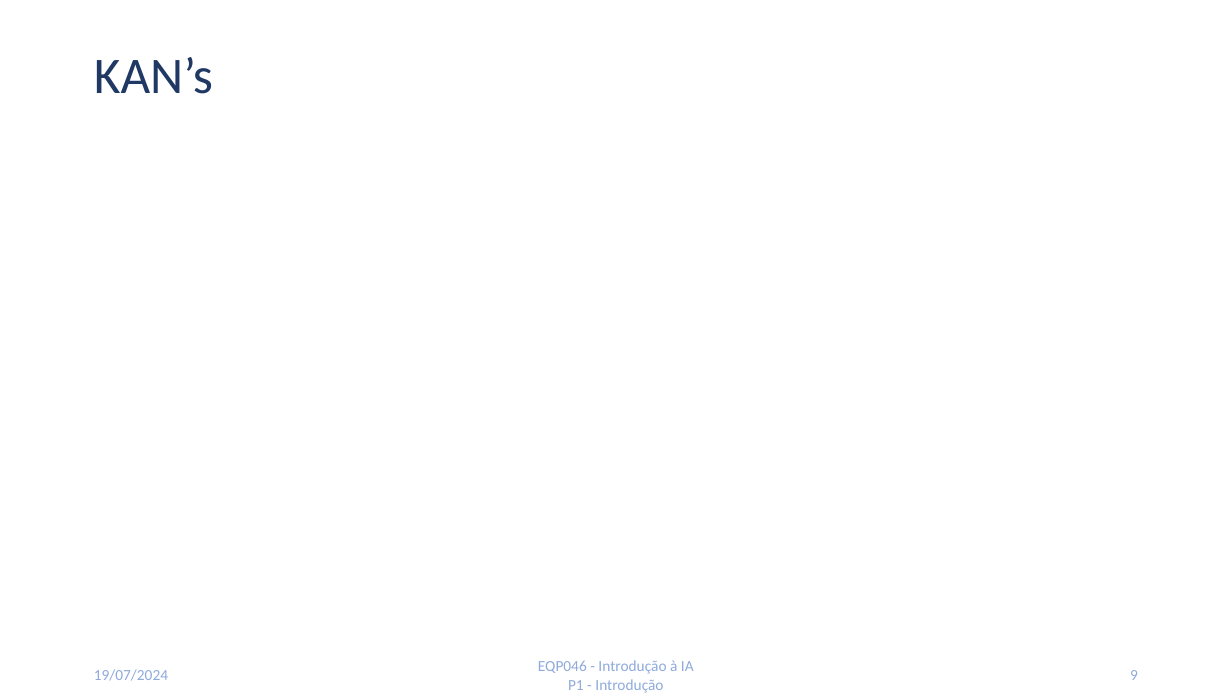
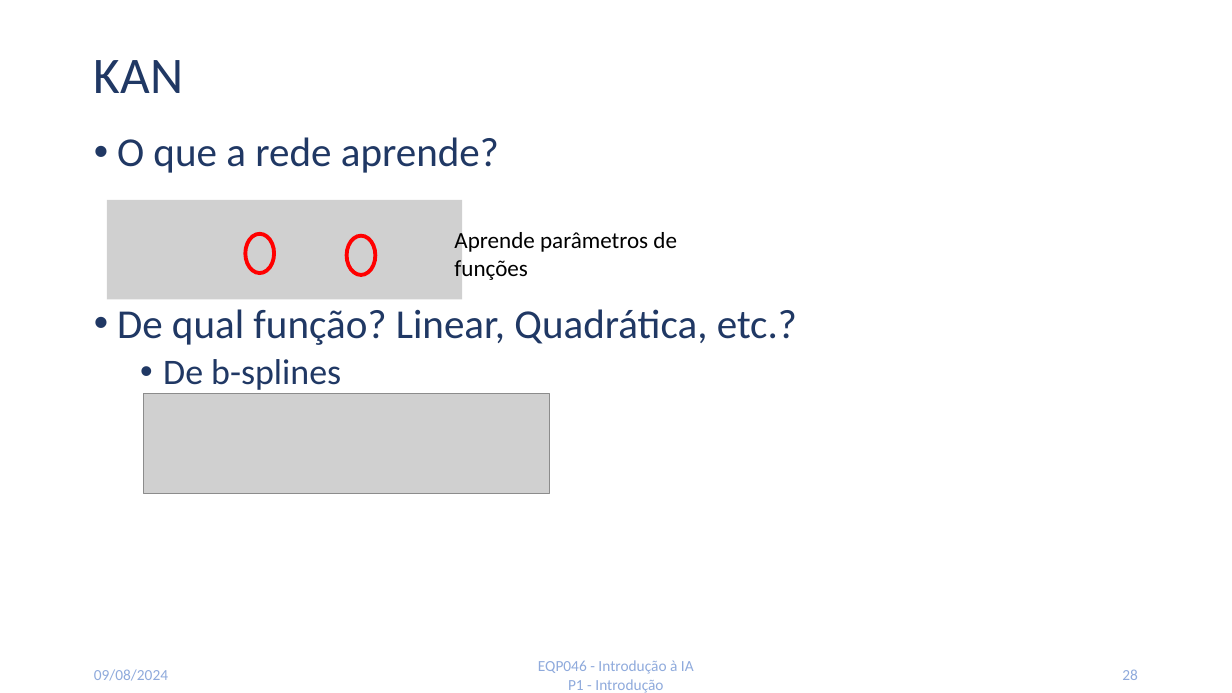
Before and after one commit to alandema/ppgeq_EQP0046, a slide deck: slide 28 of FinalPresentation/KANs.pptx (slide 9 before the commit). Drawn at 1232x693 pixels with LibreOffice and Linux fonts; fonts in the diff are those of the drawing; grey boxes stand for pictures; background and template pictures are left out. Boxes give left, top, right and bottom in pixels: in the first picture for what was removed or moved away, otherwise in the second. Text is boxed around its words. In the diff, an @@ line names an element or a change of style, - is before the commit and + after.

```diff
--- a/FinalPresentation/KANs.pptx
+++ b/FinalPresentation/KANs.pptx
@@ title at box(94, 60, 183, 93): text changed @@
-KAN’s
+KAN
@@ text added at box(117, 137, 797, 390), 32 pt, text #203864 @@
+• O que a rede aprende?
+• De qual função? Linear, Quadrática, etc.?
+  • De b-splines
@@ group added at box(107, 200, 677, 299): 2 ellipses, 1 picture, 1 text @@
+Aprende parâmetros de funções
@@ picture added at box(143, 394, 549, 494) @@
@@ text at box(94, 669, 168, 681): text changed @@
-19/07/2024
+09/08/2024
@@ page number at box(1122, 669, 1138, 680): text changed @@
-9
+28
```
Also in this commit, not shown: 6 other slides changed, 29 slides added, 3 slides removed.
